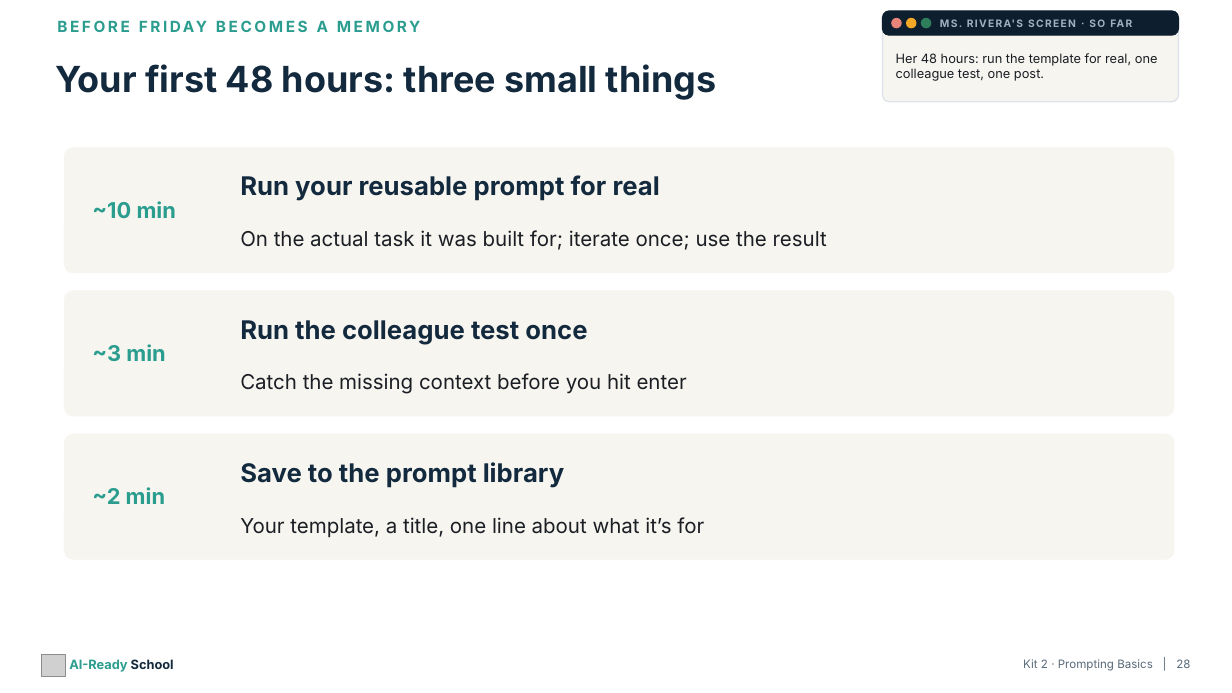
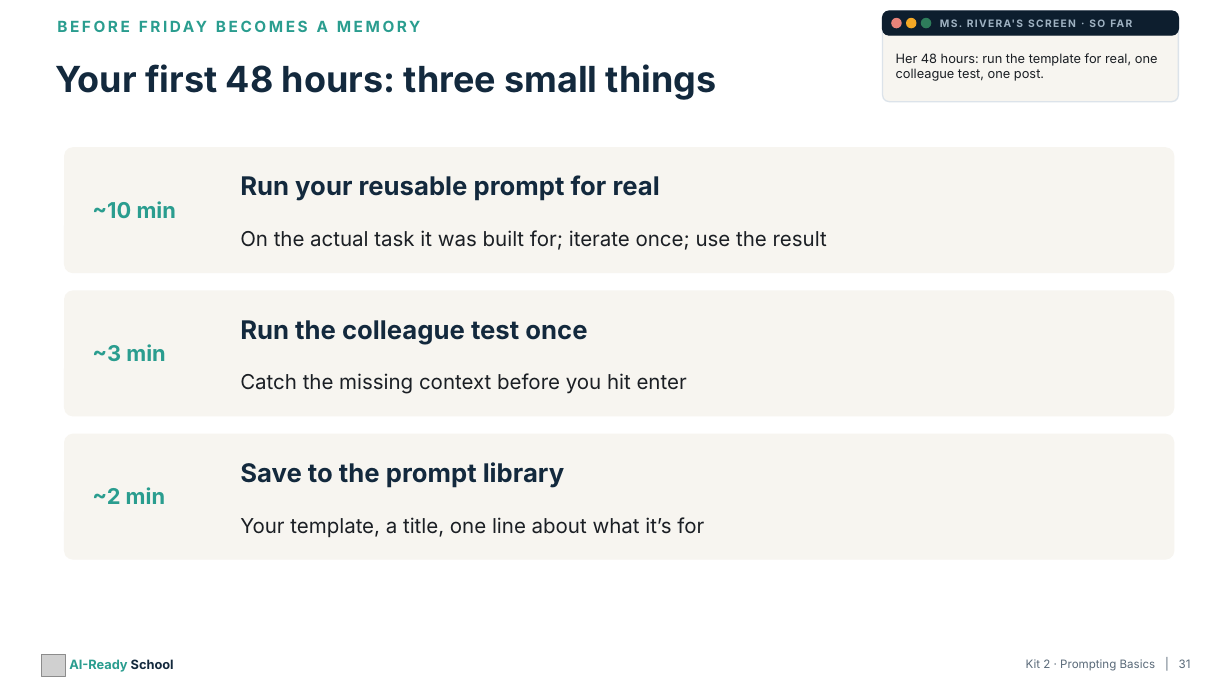
Before and after one commit to aspinozzi1/Ai-School-Ready, a slide deck: slide 31 of kits/kit02/Kit02_PresentationDeck.pptx (slide 28 before the commit). Drawn at 1232x693 pixels with LibreOffice and Linux fonts; fonts in the diff are those of the drawing; grey boxes stand for pictures. Boxes give left, top, right and bottom in pixels: in the first picture for what was removed or moved away, otherwise in the second. Text is boxed around its words. In the diff, an @@ line names an element or a change of style, - is before the commit and + after.

```diff
--- a/kits/kit02/Kit02_PresentationDeck.pptx
+++ b/kits/kit02/Kit02_PresentationDeck.pptx
@@ text at [1026,659,1191,671]: text changed @@
-Kit 2 · Prompting Basics | 28
+Kit 2 · Prompting Basics | 31
```
Also in this commit, not shown: 14 other slides changed, 3 slides added, 17 other files.
